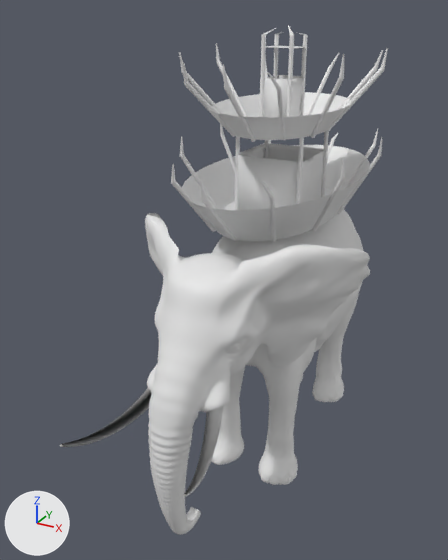
The FBX model TowerDefense/Assets/Models/model_Oliphant/Oliphant.fbx, before and after one commit.
Rendered twice from a camera (50 mm lens) standing at (5.15, -12.06, 9.88) and looking at (-0.6, -1.6, 4.66). Arrows for +X, +Y and +Z are at lower left; the lights stay in place. Materials are left out; every surface is plain grey. Where no turn or scale is listed for an object, it has been applied to the vertices. Vertices at the same position are counted once.

The scene before the commit, as lines of its bpy script (objects in view):
```python
ob_barra1 = bpy.data.objects.new('Barra1', me_plano_002)
ob_barra1.location = (-0.08, 0.01, 5.8)
ob_cabina = bpy.data.objects.new('Cabina', me_plano_005)
ob_cabina.location = (-0.08, 0.01, 5.8)
ob_eletuskl = bpy.data.objects.new('EleTuskL', me_eletuskl)
ob_eletuskl.location = (-0.02, -0.11, -0.02)
ob_eletuskl.rotation_euler = (1.571, 0.0, 0.0)  # degrees (90, 0, 0)
ob_eletuskl.scale = (0.00858, 0.00858, 0.00858)
ob_palo11 = bpy.data.objects.new('Palo11', me_círculo_000)
ob_palo11.location = (-0.8, 0.74, 5.78)
ob_palo11.scale = (0.0434, 0.0434, 0.0434)
ob_palo23 = bpy.data.objects.new('Palo23', me_círculo_010)
ob_palo23.location = (0.18, -0.36, 7.57)
ob_palobarra16 = bpy.data.objects.new('PaloBarra16', me_círculo_017)
ob_palobarra16.location = (-0.1, 2.14, 5.76)
ob_palobarra26 = bpy.data.objects.new('PaloBarra26', me_círculo_028)
ob_palobarra26.location = (-0.12, 1.38, 7.58)
ob_palobarra26.rotation_euler = (0.868, -3.117, -0.0304)  # degrees (50, -179, -1.7)
ob_palobarra26.scale = (-0.0443, -0.0524, -0.0803)
ob_suelo1 = bpy.data.objects.new('Suelo1', me_plano_004)
ob_suelo1.location = (-0.08, 0.01, 5.8)
ob_suelo2 = bpy.data.objects.new('Suelo2', me_plano_003)
ob_suelo2.location = (-0.12, 0.01, 7.59)
# also in view: 'EleTuskR' at (-0.81, -4.91, 3.37); 'MainEleH' at (-0.02, -0.78, 3.05)
```
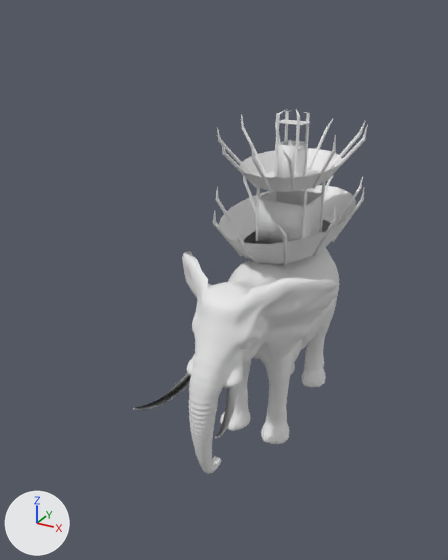
Where the change shows, as pixel boxes [x1, y1, x2, y2] in the pictures (448 x 560 px):
'MainEleH', moved, rescaled (30% narrower, 30% shorter): before [145, 209, 370, 535]; after [182, 247, 339, 474]
'Palo11', reshaped, moved, rescaled: before [235, 130, 329, 210]; after [213, 109, 368, 265]
'Cabina', deleted: before [212, 46, 350, 210]
'Barra1', deleted: before [182, 145, 369, 241]
'PaloBarra26', deleted: before [179, 43, 388, 142]
'PaloBarra16', deleted: before [171, 124, 382, 243]
'EleTuskL', moved, rescaled (41% narrower, 41% shorter): before [183, 407, 223, 497]; after [215, 385, 238, 438]
'EleTuskR', moved, rescaled (36% narrower, 35% shorter): before [60, 388, 151, 447]; after [133, 372, 191, 410]
'Palo23', deleted: before [260, 25, 308, 117]
'Suelo1', deleted: before [223, 188, 333, 210]
part 1 of me_círculo_000, added: after [258, 199, 303, 244]
part 2 of me_círculo_000, added: after [213, 109, 368, 265]

The change, as a list of edits to the scene's bpy script:
```text
Change me_círculo_000:
    used by ob_palo11; location = (-0.8, 0.74, 5.78); scale = (0.0434, 0.0434, 0.0434)
    remove me_círculo_000.from_pydata(...)  # 384 vertices, 256 faces; spans x -1.1..33.7, y -34.4..1.0, z 0.0..42.7
    add me_círculo_000.from_pydata(...)  # 4249 vertices, 4454 faces; spans x -27.3..61.1, y -93.7..66.4, z -1.2..87.1
    me_círculo_000 part 1: a new loose piece, a box spanning x 0.37..32.99, y -32.83..-32.38, z 0.29..30.0
    me_círculo_000 part 2: 3857 vertices added at x -27.3..61.1, y -93.7..66.4, z -1.2..87.1
Change ob_palo11:
    ob_palo11.location: (-0.8, 0.74, 5.78) -> (-0.51, 0.85, 5.06)
    ob_palo11.scale: (0.0434, 0.0434, 0.0434) -> (0.0335, 0.0335, 0.0335)
Remove ob_suelo2:
    ob_suelo2 = bpy.data.objects.new('Suelo2', me_plano_003)
    ob_suelo2.location = (-0.12, 0.01, 7.59)
Remove ob_palobarra26:
    ob_palobarra26 = bpy.data.objects.new('PaloBarra26', me_círculo_028)
    ob_palobarra26.location = (-0.12, 1.38, 7.58)
    ob_palobarra26.rotation_euler = (0.868, -3.117, -0.0304)  # degrees (50, -179, -1.7)
    ob_palobarra26.scale = (-0.0443, -0.0524, -0.0803)
Remove ob_cabina:
    ob_cabina = bpy.data.objects.new('Cabina', me_plano_005)
    ob_cabina.location = (-0.08, 0.01, 5.8)
Change ob_eletuskr:
    ob_eletuskr.location: (-0.02, -0.11, -0.02) -> (0.1, -0.51, 0.99)
    ob_eletuskr.scale: (0.00858, 0.00858, 0.00858) -> (0.00603, 0.00603, 0.00603)
Remove ob_suelo1:
    ob_suelo1 = bpy.data.objects.new('Suelo1', me_plano_004)
    ob_suelo1.location = (-0.08, 0.01, 5.8)
Remove ob_palo23:
    ob_palo23 = bpy.data.objects.new('Palo23', me_círculo_010)
    ob_palo23.location = (0.18, -0.36, 7.57)
Change ob_eletuskl:
    ob_eletuskl.location: (-0.02, -0.11, -0.02) -> (0.1, -0.51, 0.99)
    ob_eletuskl.scale: (0.00858, 0.00858, 0.00858) -> (0.00603, 0.00603, 0.00603)
Remove ob_palobarra16:
    ob_palobarra16 = bpy.data.objects.new('PaloBarra16', me_círculo_017)
    ob_palobarra16.location = (-0.1, 2.14, 5.76)
Change ob_maineleh:
    ob_maineleh.location: (-0.02, -0.11, -0.02) -> (0.1, -0.51, 0.99)
    ob_maineleh.scale: (0.00858, 0.00858, 0.00858) -> (0.00603, 0.00603, 0.00603)
Remove ob_barra1:
    ob_barra1 = bpy.data.objects.new('Barra1', me_plano_002)
    ob_barra1.location = (-0.08, 0.01, 5.8)
```
